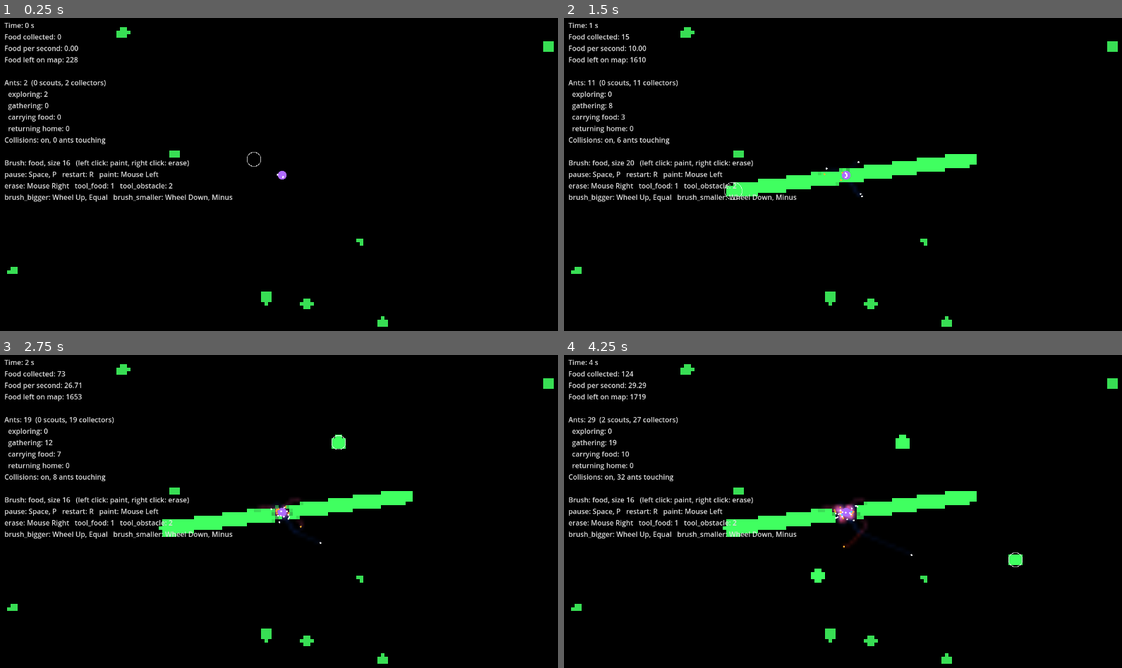
Above: before the commit, frames 1-4 (two rows, left to right).
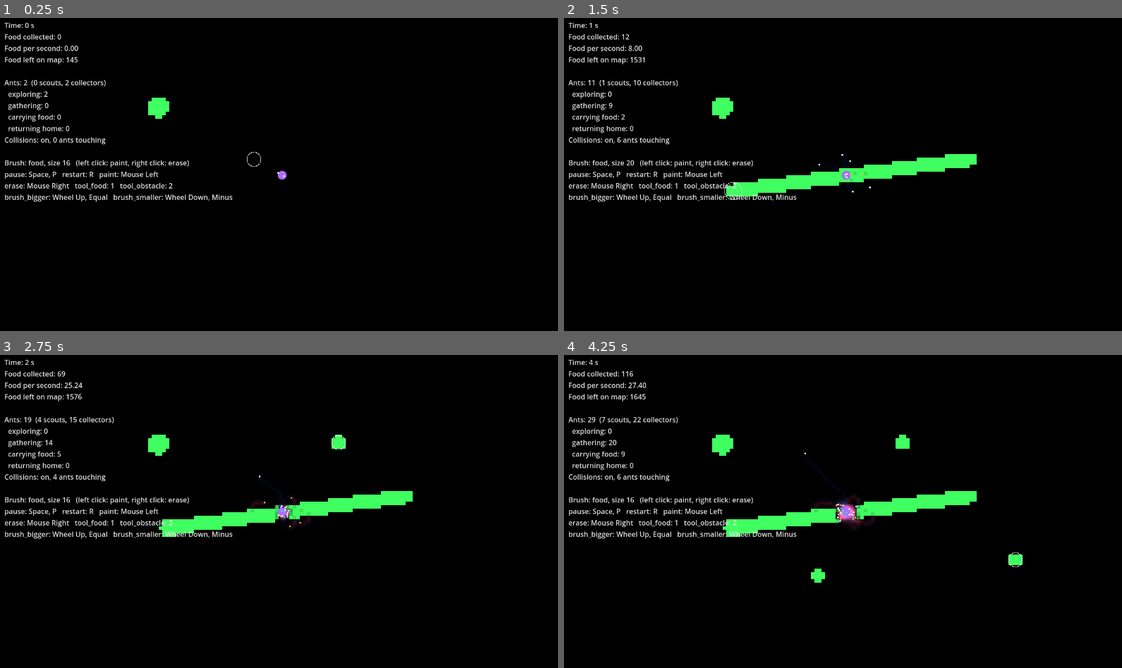
Above: after the commit, the same moments.

Repository: GaryNiet/ant-claude-test
Game: Godot game, scene res://scenes/main.tscn
Two runs of this game, one before a commit and one after it. Both use one fixed random seed, a clock stepped at 60 frames per second and the inputs below.
Inputs (mouse positions are in pixels of both pictures, inside the frame that each line leads up to):
- Up to frame 1 (0.25 s): no input
- Up to frame 2 (1.5 s): move the mouse to (971, 158) at 0.52 s; press the mouse at (971, 158) at 0.53 s; tap Enter at 1.25 s; move the mouse to (731, 190) at 1.27 s; release the mouse at (731, 190) at 1.28 s; tap Mouse wheel up (brush_bigger) at 1.35 s
- Up to frame 3 (2.75 s): click (167, 527) at 1.55 s; move the mouse to (340, 442) at 2.02 s; hold Mouse wheel down (brush_smaller) from 2.03 s (still down); click (340, 442) at 2.3 s
- Up to frame 4 (4.25 s): move the mouse to (820, 574) at 2.77 s; release Mouse wheel down (brush_smaller) at 2.78 s; right-click (820, 574) at 2.85 s; click (820, 574) at 3.05 s; move the mouse to (1015, 558) at 3.52 s; press the mouse at (1015, 558) at 3.53 s

The runs differ from the first frame. In frame 1, 0.6% of the frame differs, in the area x 1-100%, y 2-99%; in frame 2, 0.8%; in frame 3, 1.0%; in frame 4, 1.3%.

Commit message:
Start with a single food blob instead of random food piles
Co-Authored-By: Claude Opus 5.5 <noreply@anthropic.com>
Claude-Session: https://claude.ai/code/session_01U91HAFVKbeBjaCWM2Qyx5h

Diff:
--- a/game_settings.cfg
+++ b/game_settings.cfg
@@ -48,15 +48,12 @@
 spawn_interval = 0.15          ; seconds between two ants emerging (100 ants = 15 s)
 
 [food]
-; Food is stored per map cell (1 ant carries 1 unit). Random round piles appear over time.
-initial_piles = 8              ; random piles on the map at start
-spawn_interval = 6.0           ; seconds between new random piles
-max_food_on_map = 500          ; no new random piles while there is more food than this (painted food counts)
-pile_min_radius = 8.0          ; smallest pile radius in pixels (~4 cells, ~16 food)
-pile_max_radius = 16.0         ; biggest pile radius in pixels (~13 cells, ~52 food)
-food_per_cell = 4              ; food in each cell of a random pile
-min_distance_from_nest = 150.0 ; piles never appear closer than this to the nest
-edge_margin = 20.0             ; piles never appear closer than this to the map edge
+; Food is stored per map cell (1 ant carries 1 unit). The game starts with a single round
+; blob of food; everything else is painted by the player. No food appears on its own.
+start_blob_distance = 320.0    ; pixels from the nest (320 = halfway from the nest to the left/right edge)
+start_blob_direction = -1.0    ; degrees: 0 = right, 90 = down, 180 = left, 270 = up; negative = random
+start_blob_radius = 24.0       ; pixels (~28 cells)
+food_per_cell = 5              ; food in each cell of the blob (~140 food in total)
 
 [painting]
 ; Left click paints the selected tool, right click erases food and obstacles.
--- a/scripts/simulation/colony_simulation.gd
+++ b/scripts/simulation/colony_simulation.gd
@@ -2,7 +2,7 @@
 extends RefCounted
 ## The whole simulation: the map grid (pheromones, food, obstacles), the nest and the ants.
 ## It knows nothing about drawing; call step() at a fixed rate to advance it.
-## The painting functions let the player add food and obstacles while it runs.
+## It starts with one blob of food; the player paints more food and obstacles while it runs.
 
 var rng := RandomNumberGenerator.new()
 var grid := MapGrid.new()
@@ -23,15 +23,11 @@
 var _ant_count: int = GameSettings.get_setting("nest", "ant_count")
 var _ant_spawn_interval: float = GameSettings.get_setting("nest", "spawn_interval")
 
-# Random food piles
-var _food_spawn_interval: float = GameSettings.get_setting("food", "spawn_interval")
-var _max_food_on_map: int = GameSettings.get_setting("food", "max_food_on_map")
-var _pile_min_radius: float = GameSettings.get_setting("food", "pile_min_radius")
-var _pile_max_radius: float = GameSettings.get_setting("food", "pile_max_radius")
-var _pile_food_per_cell: int = GameSettings.get_setting("food", "food_per_cell")
-var _food_min_distance_from_nest: float = GameSettings.get_setting("food", "min_distance_from_nest")
-var _food_edge_margin: float = GameSettings.get_setting("food", "edge_margin")
-var _time_until_next_food := 0.0
+# Starting food
+var _start_food_distance: float = GameSettings.get_setting("food", "start_blob_distance")
+var _start_food_direction: float = GameSettings.get_setting("food", "start_blob_direction")
+var _start_food_radius: float = GameSettings.get_setting("food", "start_blob_radius")
+var _start_food_per_cell: int = GameSettings.get_setting("food", "food_per_cell")
 
 # Painting
 var _painted_food_per_cell: int = GameSettings.get_setting("painting", "food_per_cell")
@@ -45,17 +41,13 @@
 	else:
 		rng.seed = random_seed
 	nest_position = grid.world_size() / 2.0
-	_time_until_next_food = _food_spawn_interval
-	var initial_piles: int = GameSettings.get_setting("food", "initial_piles")
-	for i in initial_piles:
-		_spawn_food_pile()
+	_place_starting_food()
 
 
 ## Advances the simulation by one tick of `delta` seconds.
 func step(delta: float) -> void:
 	elapsed_time += delta
 	_spawn_ants()
-	_spawn_food_over_time(delta)
 	for ant in ants:
 		ant.update(self, delta)
 	collisions.resolve(ants, grid)
@@ -131,25 +123,11 @@
 		ants.append(Ant.new(nest_position, ant_settings, rng))
 
 
-func _spawn_food_over_time(delta: float) -> void:
-	_time_until_next_food -= delta
-	if _time_until_next_food > 0.0:
-		return
-	_time_until_next_food = _food_spawn_interval
-	if grid.total_food < _max_food_on_map:
-		_spawn_food_pile()
-
-
-## Places a round pile of random size at a random free spot far enough from the nest.
-func _spawn_food_pile() -> void:
-	var map_size := grid.world_size()
-	for attempt in 100:
-		var spot := Vector2(
-			rng.randf_range(_food_edge_margin, map_size.x - _food_edge_margin),
-			rng.randf_range(_food_edge_margin, map_size.y - _food_edge_margin))
-		if spot.distance_to(nest_position) < _food_min_distance_from_nest or grid.is_obstacle(spot):
-			continue
-		for index in grid.cells_in_circle(spot, rng.randf_range(_pile_min_radius, _pile_max_radius)):
-			if grid.obstacle[index] == 0 and grid.food[index] < _pile_food_per_cell:
-				grid.set_food(index, _pile_food_per_cell)
-		return
+## Puts one round blob of food at a set distance from the nest.
+func _place_starting_food() -> void:
+	var angle := deg_to_rad(_start_food_direction)
+	if _start_food_direction < 0.0:
+		angle = rng.randf() * TAU  # negative direction = random
+	var center := nest_position + Vector2.from_angle(angle) * _start_food_distance
+	for index in grid.cells_in_circle(center, _start_food_radius):
+		grid.set_food(index, _start_food_per_cell)
Binary file changed: docs/screenshot.png
Not shown, changed: REQUEST_LOG.md
